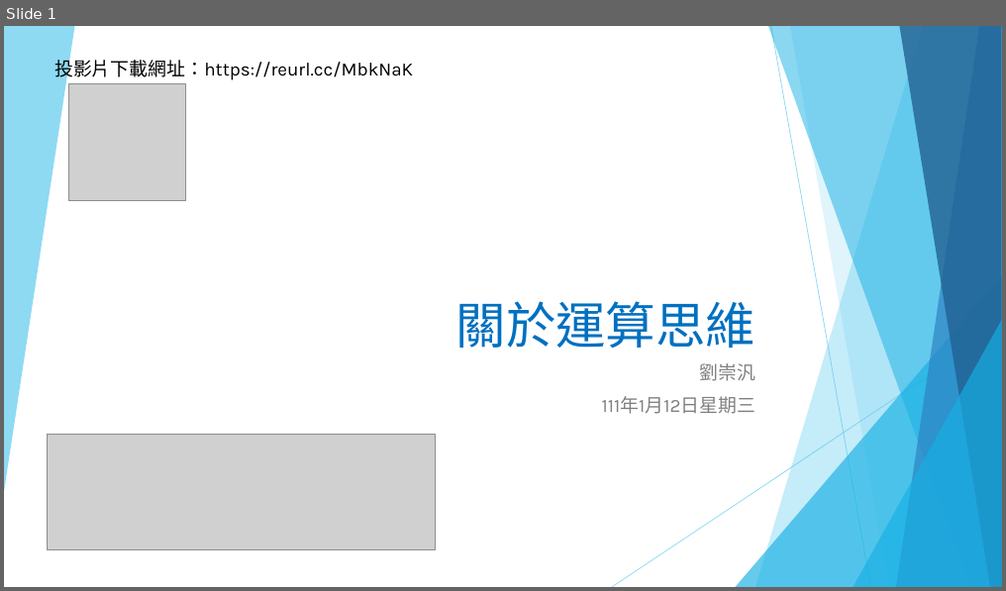
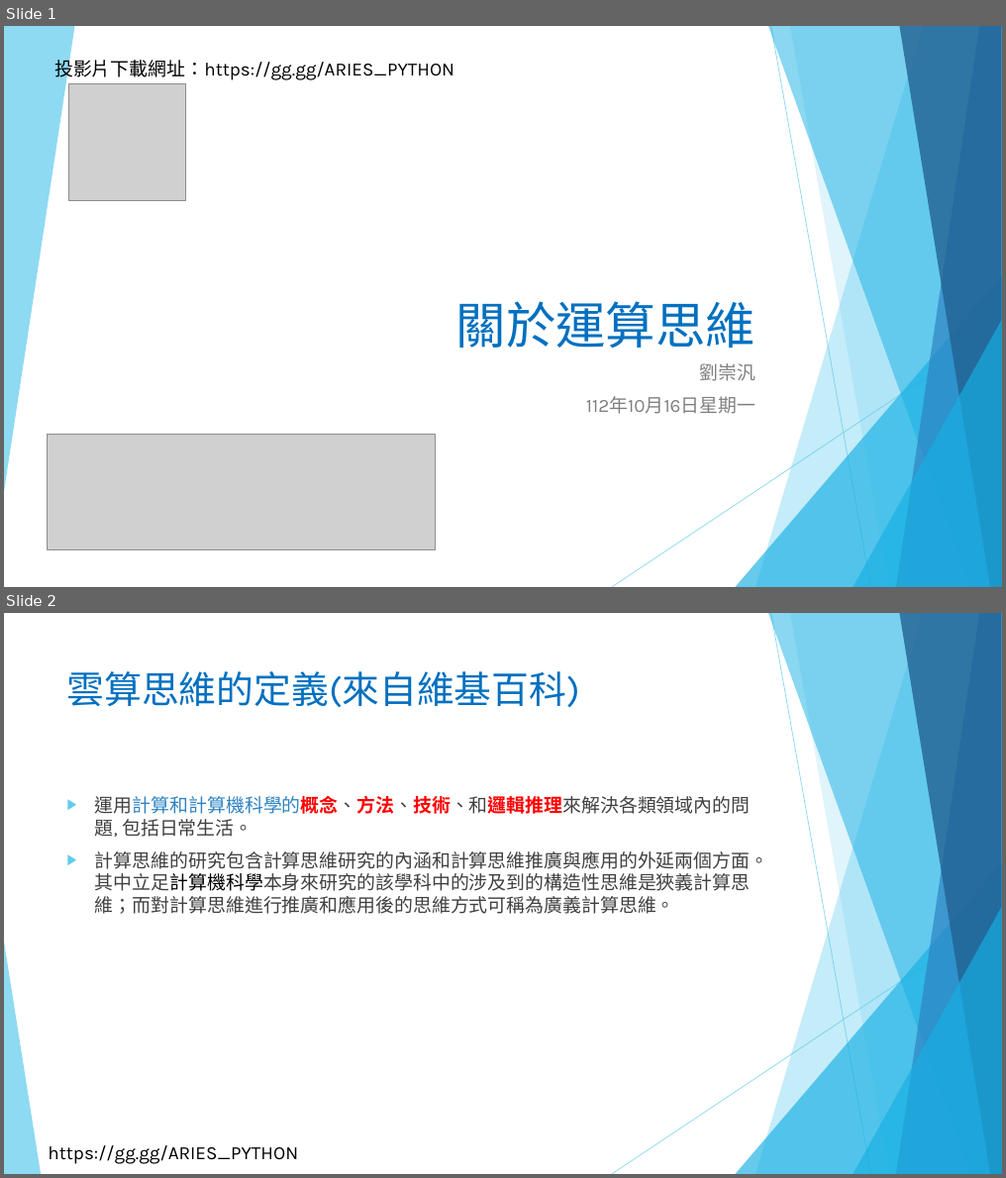
Before and after one commit to liulawsi/My_PPTs, a slide deck: LCC/Python/02_關於運算思維.pptx. Shown one above the other, each under a label of ours: slide 1 before the commit, slides 1 and 2 after it. The pictures are 1006x591 and 1006x1178 pixels, drawn with LibreOffice and Linux fonts; fonts in the diff are those of the drawing; grey boxes stand for pictures; background and template pictures are left out. Boxes give left, top, right and bottom in pixels: in the first picture for what was removed or moved away, otherwise in the second. Text is boxed around its words. In the diff, an @@ line names an element or a change of style, - is before the commit and + after.

```diff
--- a/LCC/Python/02_關於運算思維.pptx
+++ b/LCC/Python/02_關於運算思維.pptx
@@ slide 2 added at <box>4,613,1002,1174</box>, background #FFFFFF; not listed: 9 template elements that a slide beside it also shows @@
@@ title added at <box>67,671,580,707</box>, 36 pt, text #0070C0 @@
+雲算思維的定義(來自維基百科)
@@ text added at <box>95,796,768,914</box>, 18 pt, text #404040 @@
+▶ 運用計算和計算機科學的概念、方法、技術、和邏輯推理來解決各類領域內的問題, 包括日常生活。
+▶ 計算思維的研究包含計算思維研究的內涵和計算思維推廣與應用的外延兩個方面。其中立足計算機科學本身來研究的該學科中的涉及到的構造性思維是狹義計算思維；而對計算思維進行推廣和應用後的思維方式可稱為廣義計算思維。
@@ triangle added at <box>4,942,41,1174</box>, fill #5FCBEF at 70% opacity @@
@@ text added at <box>48,1146,298,1164</box>, 18 pt, text #000000 @@
+https://gg.gg/ARIES_PYTHON
@@ slide 1 changed as well @@
@@ text at <box>54,57,454,81</box>: text changed @@
-投影片下載網址：https://reurl.cc/MbkNaK
+投影片下載網址：https://gg.gg/ARIES_PYTHON
@@ subtitle at <box>586,396,755,414</box>: text changed @@
-111年1月12日星期三
+112年10月16日星期一
```
Also in this commit, not shown: 13 other slides changed, 2 other slides added, 15 other files.
